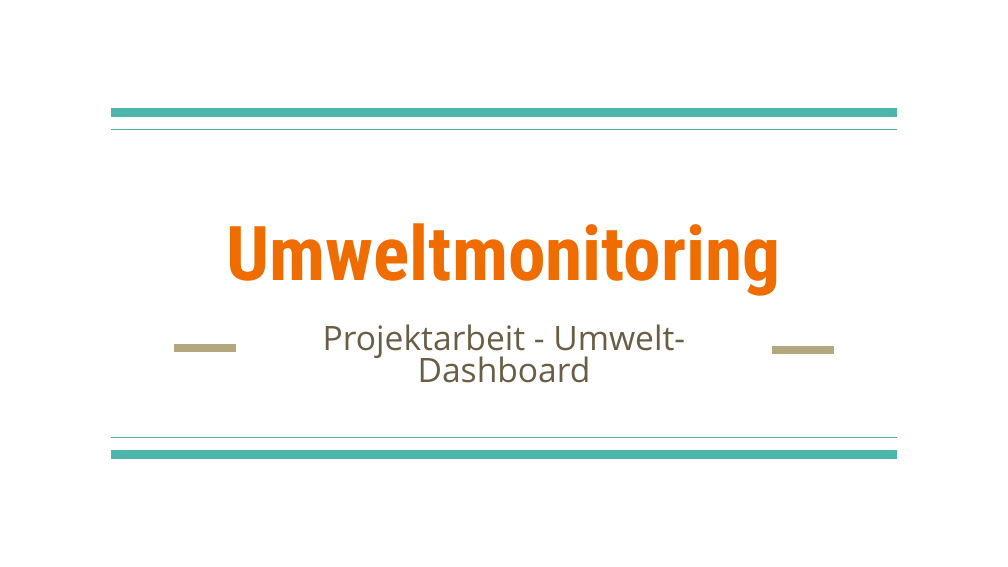
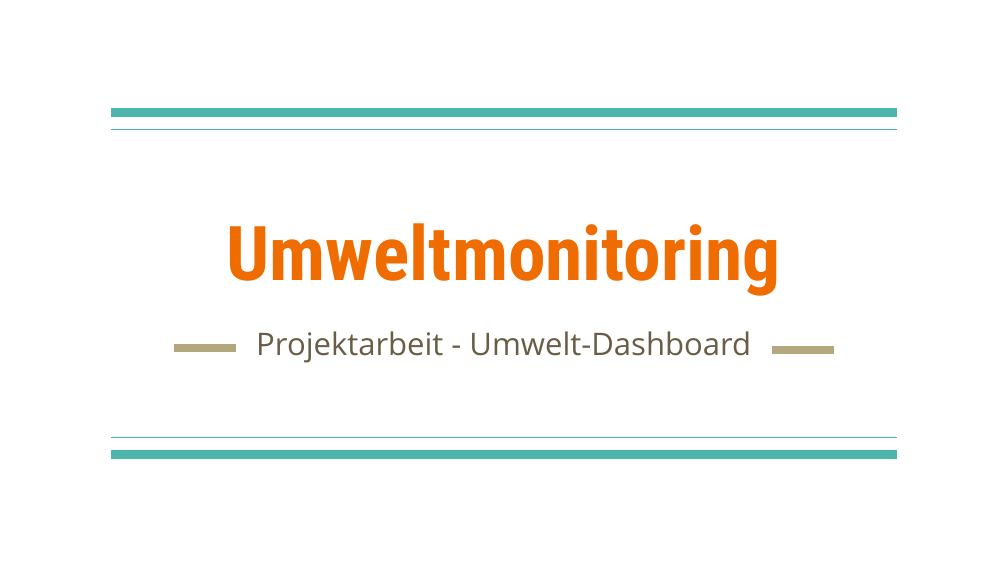
Before and after one commit to turulix/Umweltmonitoring-Projekt, a slide deck: slide 1 of Umweltmonitoring.pptx. Drawn at 1008x567 pixels with LibreOffice and Linux fonts; fonts in the diff are those of the drawing. Boxes give left, top, right and bottom in pixels: in the first picture for what was removed or moved away, otherwise in the second. Text is boxed around its words. In the diff, an @@ line names an element or a change of style, - is before the commit and + after.

```diff
--- a/Umweltmonitoring.pptx
+++ b/Umweltmonitoring.pptx
@@ subtitle "Projektarbeit - Umwelt-Dashboard" at [256, 331, 751, 363]: size 24 to 22.2 pt; line spacing 0.8 to 1 @@
```
Also in this commit, not shown: 1 other slide changed, 4 slides added, 1 other file.
